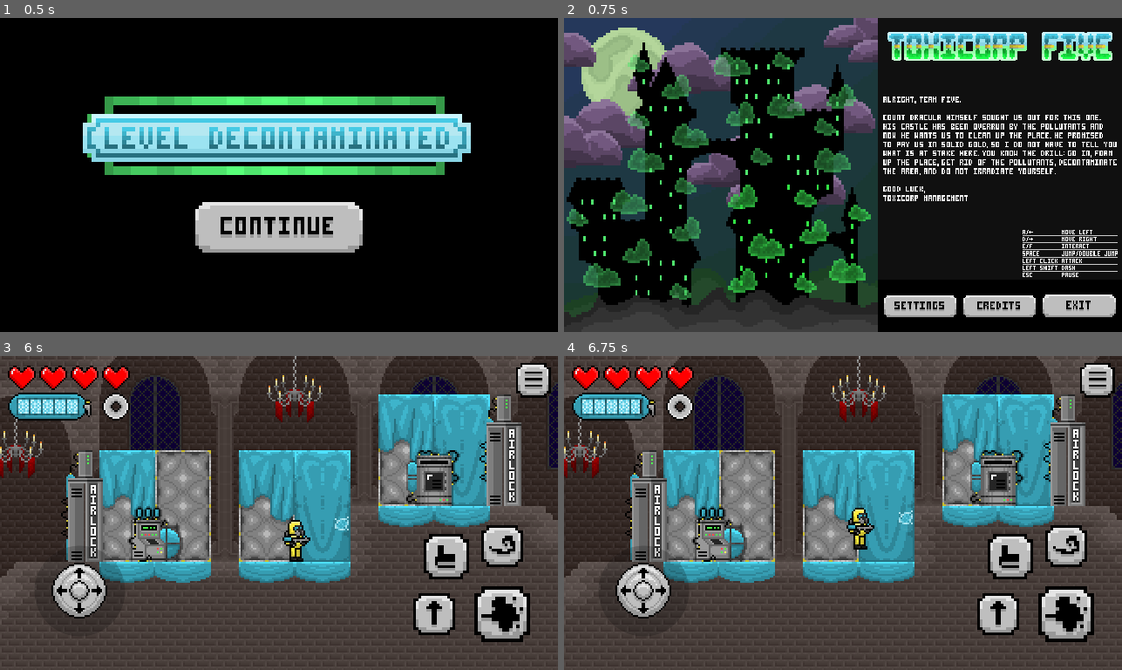
Above: before the commit, frames 1-4 (two rows, left to right).
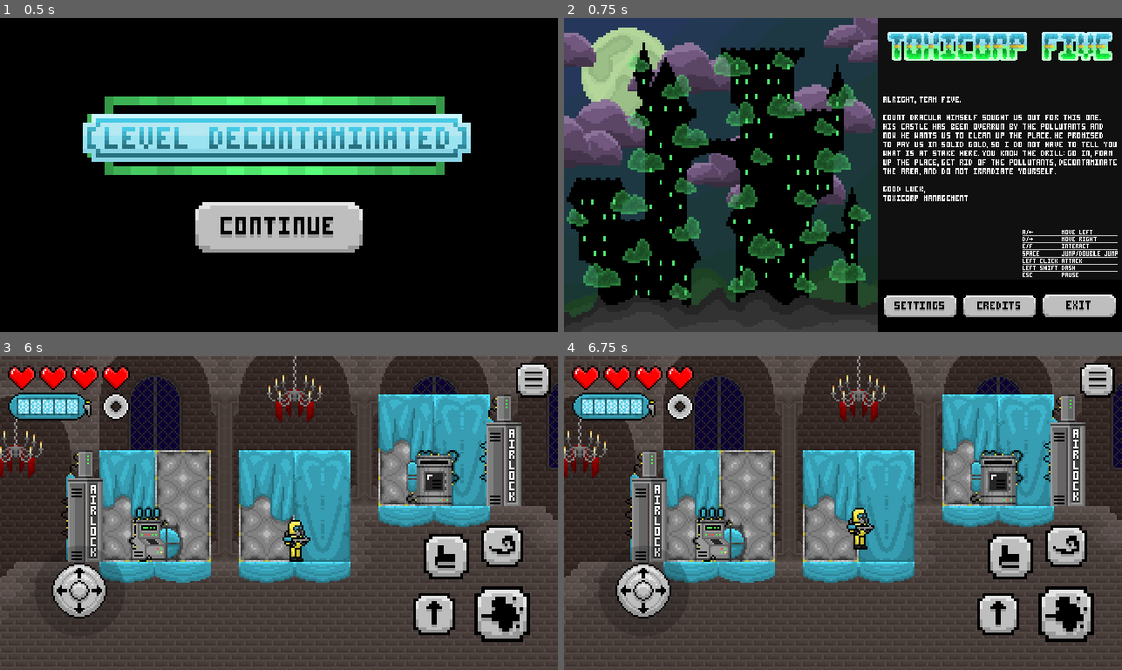
Above: after the commit, the same moments.

Repository: AllaOasis/GameJam2026
Game: Godot game, scene res://Assets/Scenes/levels/Q3.tscn
Two runs of this game, one before a commit and one after it. Both use one fixed random seed, a clock stepped at 60 frames per second and the inputs below. This scene is started directly instead of the project's main scene.
Inputs (mouse positions are in pixels of both pictures, inside the frame that each line leads up to):
- Up to frame 1 (0.5 s): no input
- Up to frame 2 (0.75 s): click (843, 228) at 0.5 s
- Up to frame 3 (6 s): click (217, 447) at 1.25 s; click (535, 381) at 2 s; click (279, 513) at 2.75 s; click (502, 613) at 3.5 s; click (279, 547) at 4.25 s; click (106, 447) at 5 s; click (502, 613) at 5.75 s
- Up to frame 4 (6.75 s): click (999, 613) at 6.5 s

Frame 1 is identical in both runs. In frame 2, 1.8% of the frame differs, in the area x 29-55%, y 53-88%; in frame 3, less than 0.1%; in frame 4, less than 0.1%.
Error before the commit: Invalid access to property or key 'dash_cooldown_time' on a base object of type 'Nil'. (res://Scripts/UI/UIHandler.gd:240)
Error after the commit: Invalid access to property or key 'dash_cooldown_time' on a base object of type 'Nil'. (res://Scripts/UI/UIHandler.gd:248)

Commit message:
UX FIXES
Toxin Curve alteration for UX, Input menu functions while hidden bug fix, mouse is now hidden when no menus are open for better UX. Changes only effected in source not yet in build.

Diff:
--- a/Source/Assets/GameObjects/Player/Player.tscn
+++ b/Source/Assets/GameObjects/Player/Player.tscn
@@ -20,9 +20,9 @@
 height = 24.0
 
 [sub_resource type="Curve" id="Curve_xiq6a"]
-_limits = [0.0, 8.0, 0.0, 4.0]
-_data = [Vector2(0, 0), 0.0, 0.0, 0, 0, Vector2(4, 8), 0.0, 0.0, 0, 0]
-point_count = 2
+_limits = [0.0, 8.0, 0.0, 6.0]
+_data = [Vector2(0, 0), 0.0, 0.0, 0, 0, Vector2(1.0471699, 1.0786524), 0.0, 0.0, 0, 0, Vector2(2.037736, 3.05618), 0.0, 0.0, 0, 0, Vector2(3.0000002, 5.1235957), 0.0, 0.0, 0, 0, Vector2(4.0188684, 6.0224724), 0.0, 0.0, 0, 0, Vector2(5.0943403, 6.0224724), 0.0, 0.0, 0, 0, Vector2(6, 8), 0.0, 0.0, 0, 0]
+point_count = 7
 
 [node name="Player" type="CharacterBody2D" unique_id=444719791 node_paths=PackedStringArray("player", "hazard_system", "foam_canon") groups=["player"]]
 collision_layer = 2
@@ -42,6 +42,7 @@
 
 [node name="HazardSystem" type="Node" parent="." unique_id=351905984]
 script = ExtResource("3_xiq6a")
+max_toxins = 6
 toxin_tween = SubResource("Curve_xiq6a")
 health_regen_rate = 1.0
 metadata/_custom_type_script = "uid://cnk40ouldcobd"
--- a/Source/Assets/GameObjects/Player/foam_canon.gd
+++ b/Source/Assets/GameObjects/Player/foam_canon.gd
@@ -17,8 +17,10 @@
 func _process(delta: float) -> void:
 	fire_timer = maxf(fire_timer - delta, 0.0)
 
-	if (!hold_to_shoot and Input.is_action_just_pressed("Shoot")) or (hold_to_shoot and Input.is_action_pressed("Shoot")):
-		shoot()
+	if not (Input.is_mouse_button_pressed(MOUSE_BUTTON_LEFT) and GameData.is_touch):
+		if (!hold_to_shoot and Input.is_action_just_pressed("Shoot")) or \
+		(hold_to_shoot and Input.is_action_pressed("Shoot")):
+			shoot()
 
 
 func shoot() -> void:
--- a/Source/Scripts/Managers/SceneManager.gd
+++ b/Source/Scripts/Managers/SceneManager.gd
@@ -11,6 +11,8 @@
 
 	var error: Error = get_tree().change_scene_to_file(level_path)
 
+	Input.set_mouse_mode(Input.MOUSE_MODE_VISIBLE)
+
 	if error != OK:
 		push_error("SceneManager: Failed to load scene. Error: " + str(error))
 		return
@@ -19,8 +21,6 @@
 	next_spawn_point = spawn_point
 	await get_tree().scene_changed
 	_spawn_player_at_spawn(player_scene)
-
-
 
 func _spawn_player_at_spawn(player_scene: PackedScene) -> void:
 	var current_scene: Node = get_tree().current_scene
--- a/Source/Scripts/UI/Joystick/virtual_joystick_controller.gd
+++ b/Source/Scripts/UI/Joystick/virtual_joystick_controller.gd
@@ -18,6 +18,9 @@
 
 
 func _input(event: InputEvent) -> void:
+	if !visible: return
+	if get_parent() and !get_parent().visible: return
+
 	# Android touch input
 	if event is InputEventScreenTouch:
 		if event.pressed and not dragging:
--- a/Source/Scripts/UI/UIHandler.gd
+++ b/Source/Scripts/UI/UIHandler.gd
@@ -60,8 +60,10 @@
 func _ready() -> void:
 	if !touch_controlls:
 		push_warning("UIHandler: Assign TouchControlls.")
-	if pause_menu: pause_menu.hide()
-	if touch_controlls: touch_controlls.hide()
+
+	Input.set_mouse_mode(Input.MOUSE_MODE_CAPTURED)
+	if pause_menu: pause_menu.visible = false
+	if touch_controlls: touch_controlls.visible = false
 
 	while !player_controller:
 		var player_node: Node = get_tree().get_first_node_in_group("player")
@@ -194,6 +196,7 @@
 				death_text.modulate.a = clampf(1.0 - death_text_timer / (animation_duration / 3.0), 0.0, 1.0)
 				death_text_timer -= _delta
 			elif death_button_timer > 0:
+				Input.set_mouse_mode(Input.MOUSE_MODE_VISIBLE)
 				death_button.modulate.a = clampf(1.0 - death_button_timer / (animation_duration / 3.0), 0.0, 1.0)
 				death_button_timer -= _delta
 		initial_delay -= _delta
@@ -209,14 +212,15 @@
 			return
 
 		# Hide pause controls and menu.
-		pause_button.hide()
-		pause_menu.hide()
+		pause_button.visible = false
+		pause_menu.visible = false
 		PauseManager.pause_game()
 
 		if win_text_timer > 0.0:
 			win_text.modulate.a = clampf(1.0 - win_text_timer / (win_animation_duration / 3.0), 0.0, 1.0)
 			win_text_timer -= _delta
 		elif win_button_timer > 0.0:
+			Input.set_mouse_mode(Input.MOUSE_MODE_VISIBLE)
 			win_button.modulate.a = clampf(1.0 - win_button_timer / (win_animation_duration / 3.0), 0.0, 1.0)
 			win_button_timer -= _delta
 		return
@@ -226,16 +230,20 @@
 
 	if pause_menu:
 		if PauseManager.is_paused:
-			pause_menu.show()
+			Input.set_mouse_mode(Input.MOUSE_MODE_VISIBLE)
+			pause_menu.visible = true
 		else:
-			pause_menu.hide()
+			Input.set_mouse_mode(Input.MOUSE_MODE_CAPTURED)
+			pause_menu.visible = false
 
 
 	if is_instance_valid(touch_controlls):
 		if GameData.is_touch and not touch_controlls.visible:
-			touch_controlls.show()
+			Input.set_mouse_mode(Input.MOUSE_MODE_VISIBLE)
+			touch_controlls.visible = true
 		elif not GameData.is_touch and touch_controlls.visible:
-			touch_controlls.hide()
+			Input.set_mouse_mode(Input.MOUSE_MODE_CAPTURED)
+			touch_controlls.visible = false
 
 	process_texture(dash_cooldown, 21, player_controller.dash_cooldown_time, player_controller.dash_cooldown_timer, 16, 16)
 	process_texture(foam_tank, 31, player_controller.foam_canon.max_foam, player_controller.foam_canon.current_foam, 48, 16)
